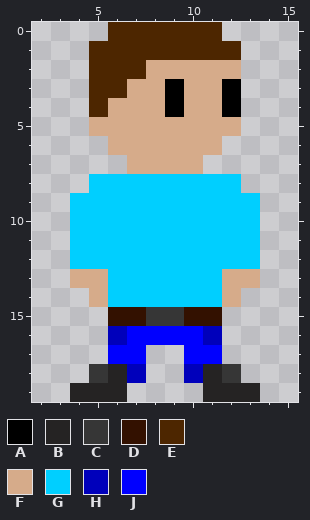
Pixel-art sprite -- game/Textures/npc.png. The picture above was drawn from the file before the commit.
The file is 20x20 pixels. Colours within 5 levels of each other are drawn and written as one. Shown: x 2..15, y 0..19.
Palette (. is transparent): A #000000  B #252323  C #363636  D #331100  E #4d2600  F #d6ab8a  G #00cfff  H #0000bb  J #0000ff
The result:
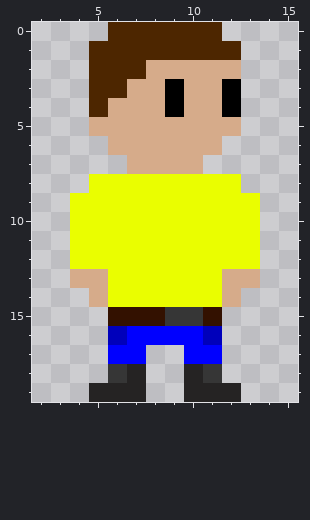
Edits made:
@@ palette @@
-G #00cfff
+G #eafe00
@@ x 2..15 @@
 14 ...FGGGGGGF...
-15 ....DDCCDD....
+15 ....DDDCCD....
 16 ....HJJJJH....
 17 ....JJ..JJ....
-18 ...CBH..HBC...
-19 ..BBB....BBB..
+18 ....CB..BC....
+19 ...BBB..BBB...
Pixel boxes of the changes (left, top, right, bottom) in both pictures:
changed: (70, 174, 260, 402)
